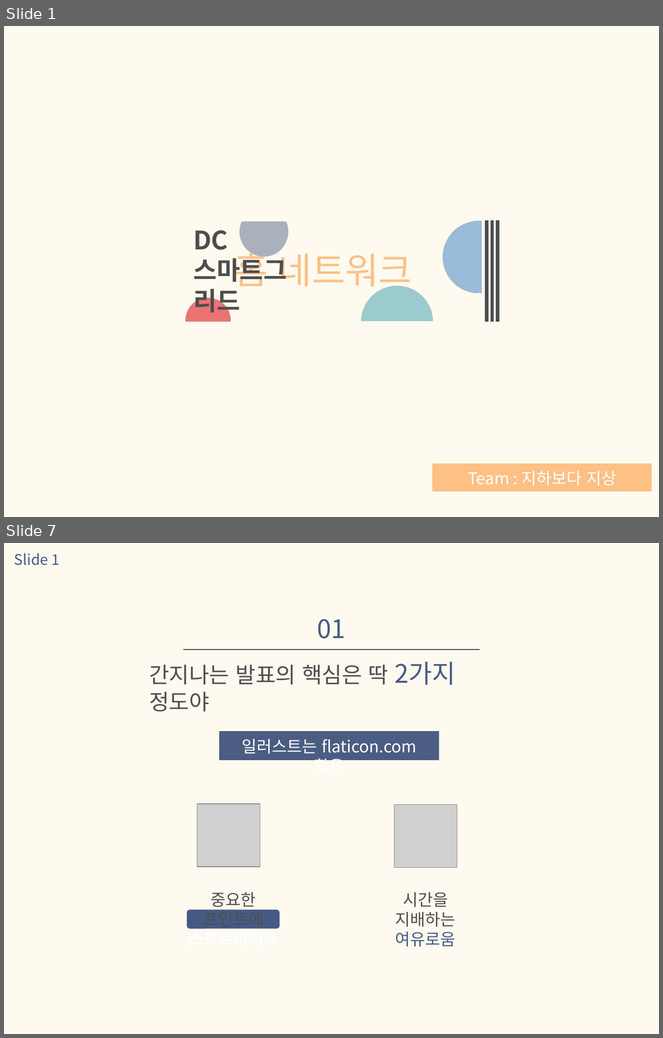
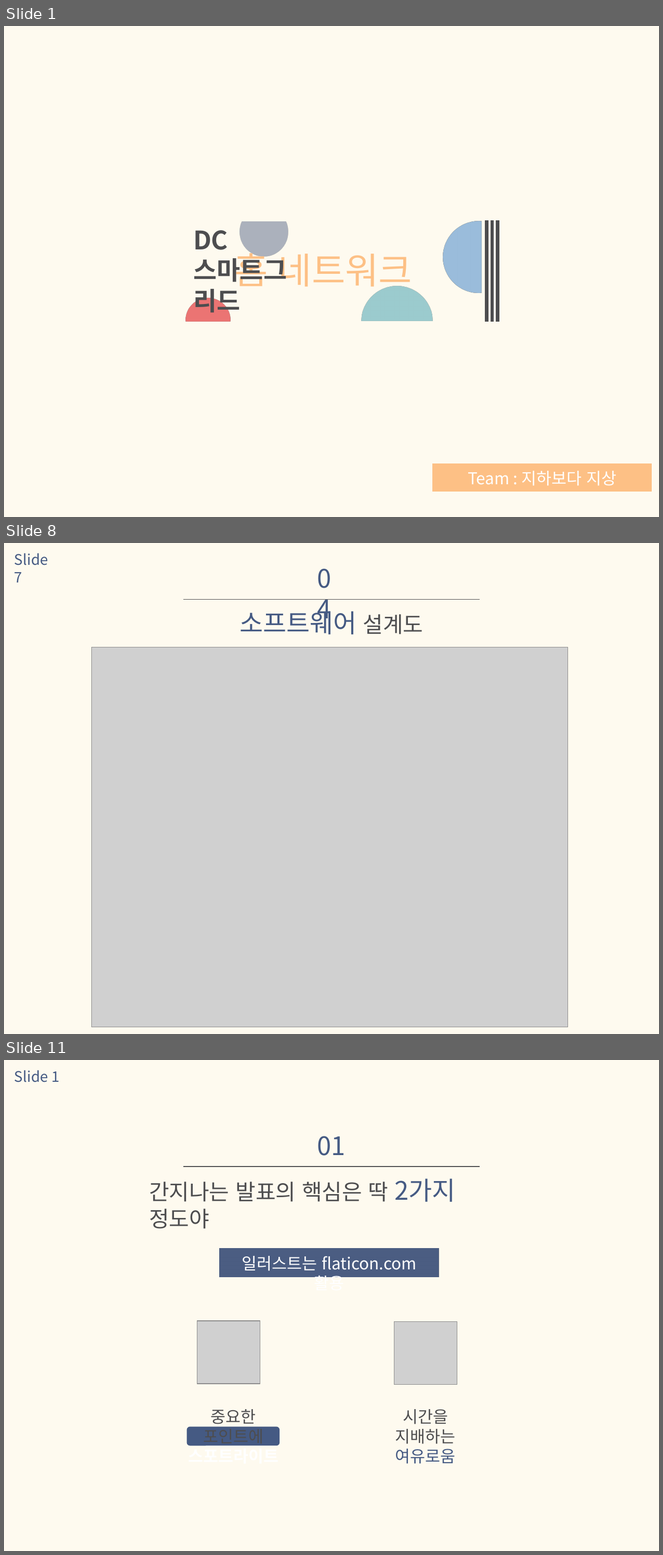
Before and after one commit to 97thCJY/CapstoneDesignDC, a slide deck: req_doc/DC 스마트그리드 홈 네트워크 제안서.pptx. Shown one above the other, each under a label of ours: slides 1 and 7 before the commit, slides 1, 8 and 11 after it; the slides between them are not shown. The pictures are 663x1038 and 663x1555 pixels, drawn with LibreOffice and Linux fonts; fonts in the diff are those of the drawing; grey boxes stand for pictures. Boxes give left, top, right and bottom in pixels: in the first picture for what was removed or moved away, otherwise in the second. Text is boxed around its words. In the diff, an @@ line names an element or a change of style, - is before the commit and + after.

```diff
--- a/req_doc/DC 스마트그리드 홈 네트워크 제안서.pptx
+++ b/req_doc/DC 스마트그리드 홈 네트워크 제안서.pptx
@@ slide 8 added at (4,543,659,1034), background #FEFAEF @@
@@ text added at (14,553,48,583), 16 pt, text #455A83 @@
+Slide 7
@@ text added at (311,560,349,597), 28 pt, text #455A83 @@
+04
@@ line added from (183, 599) to (480, 599), #515153 1 pt @@
@@ text added at (240,607,423,635), 28 pt, text #455A83 @@
+소프트웨어 설계도
@@ picture added at (92,647,568,1027) @@
@@ what was slide 7 is now slide 11 @@
```
Also in this commit, not shown: 5 slides changed, 3 other slides added, 5 other files.
